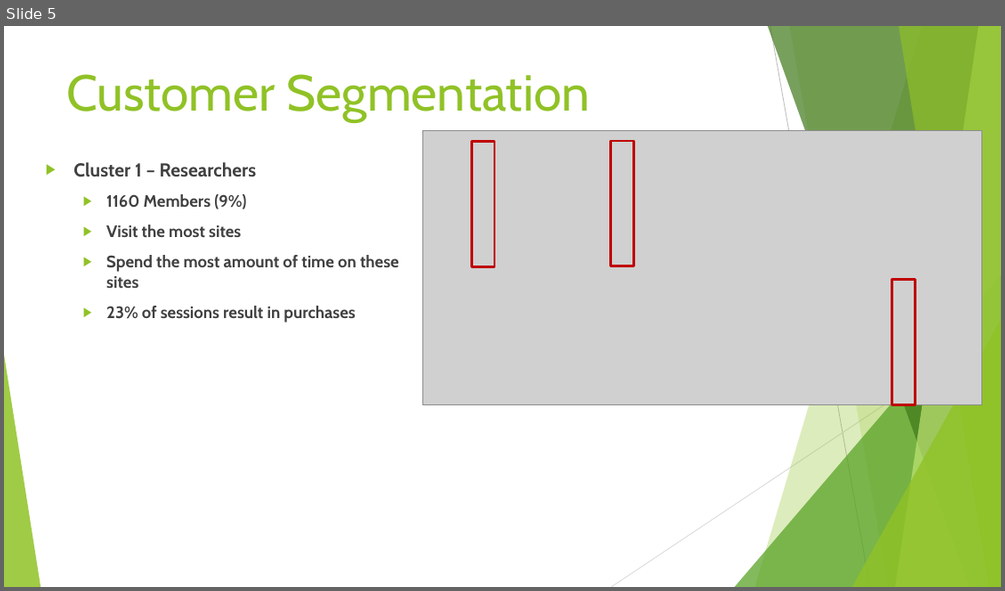
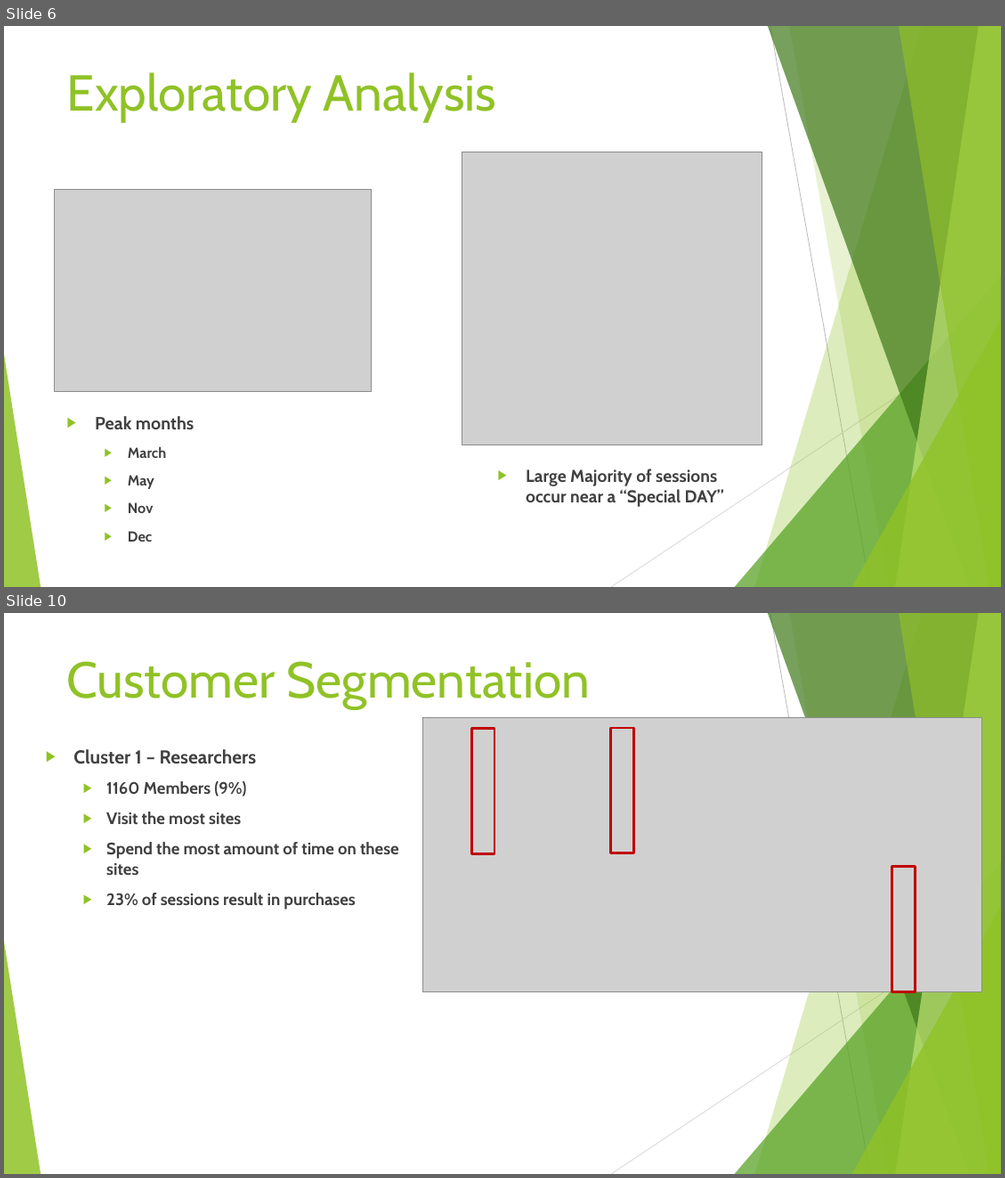
Before and after one commit to brock-ricker/Online-Shoppers-Purchasing-Intent, a slide deck: Online Shoppers Purchasing Intent Final.pptx. Shown one above the other, each under a label of ours: slide 5 before the commit, slides 6 and 10 after it; the slides between them are not shown. The pictures are 1005x591 and 1005x1178 pixels, drawn with LibreOffice and Linux fonts; fonts in the diff are those of the drawing; grey boxes stand for pictures. Boxes give left, top, right and bottom in pixels: in the first picture for what was removed or moved away, otherwise in the second. Text is boxed around its words. In the diff, an @@ line names an element or a change of style, - is before the commit and + after.

Commit message:
Uploaded final presentation for this project
Combined exploratory analysis presentation and Modeling presentation into one

```diff
--- a/Online Shoppers Purchasing Intent Final.pptx
+++ b/Online Shoppers Purchasing Intent Final.pptx
@@ slide 6 added at box(4, 26, 1001, 587), background #FFFFFF; not listed: 10 template elements that a slide beside it also shows @@
@@ title added at box(67, 72, 496, 122), 48.6 pt, text #90C226 @@
+Exploratory Analysis
@@ picture added at box(462, 152, 762, 445) @@
@@ picture added at box(54, 190, 372, 392) @@
@@ text added at box(95, 416, 194, 541), 14 pt, text #404040, bold @@
+▶ Peak months
+  ▶ March
+  ▶ May
+  ▶ Nov
+  ▶ Dec
@@ text added at box(526, 468, 724, 507), 16.6 pt, text #404040, bold @@
+▶ Large Majority of sessions occur near a “Special DAY”
@@ what was slide 5 is now slide 10 @@
```
Also in this commit, not shown: 5 slides changed, 4 other slides added.
